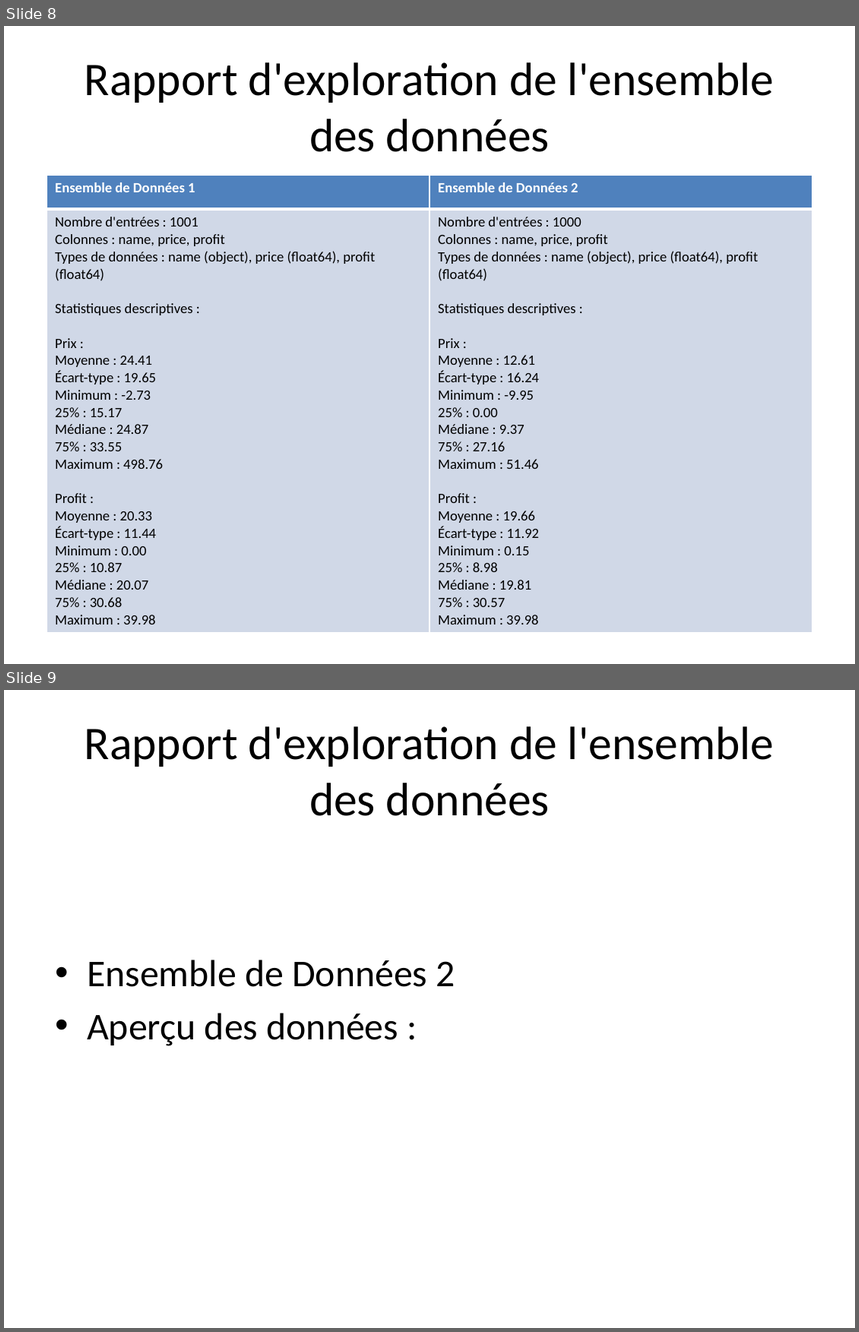
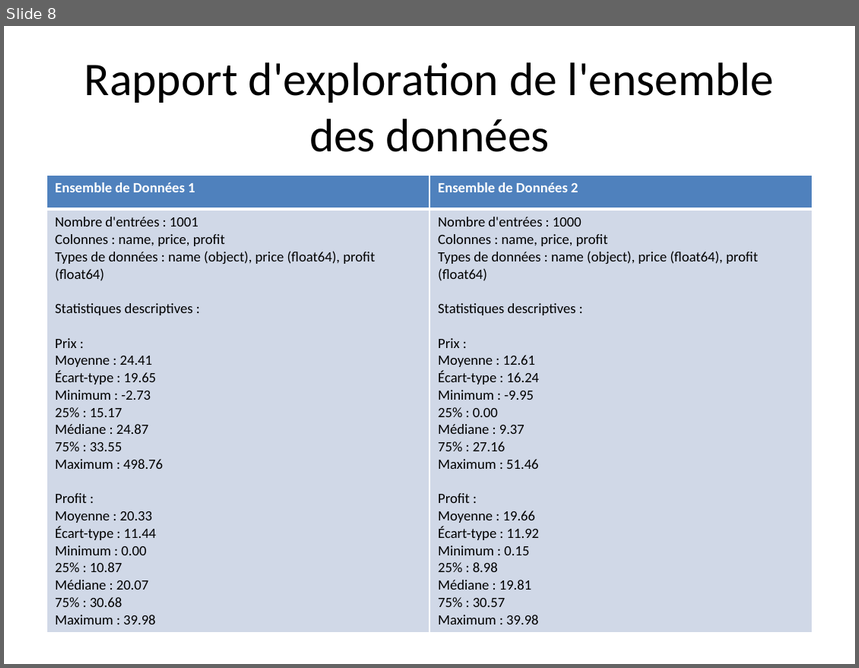
Before and after one commit to SebGris/project-7-algorithms, a slide deck: doc/Comparaison_Algorithmes.pptx. Shown one above the other, each under a label of ours: slides 8 and 9 before the commit, slide 8 after it. The pictures are 859x1332 and 859x668 pixels, drawn with LibreOffice and Linux fonts; fonts in the diff are those of the drawing. Boxes give left, top, right and bottom in pixels: in the first picture for what was removed or moved away, otherwise in the second. Text is boxed around its words. In the diff, an @@ line names an element or a change of style, - is before the commit and + after.

Commit message:
Ajoute un rapport d'exploration des données dans Comparaison_Algorithmes

```diff
--- a/doc/Comparaison_Algorithmes.pptx
+++ b/doc/Comparaison_Algorithmes.pptx
@@ slide 9 removed at <box>4,690,855,1328</box>, background #FFFFFF @@
@@ title removed at <box>85,726,775,816</box> @@
-Rapport d'exploration de l'ensemble des données
@@ text removed at <box>87,960,455,1046</box> @@
-• Ensemble de Données 2
-• Aperçu des données :
```
Also in this commit, not shown: 1 other file.
